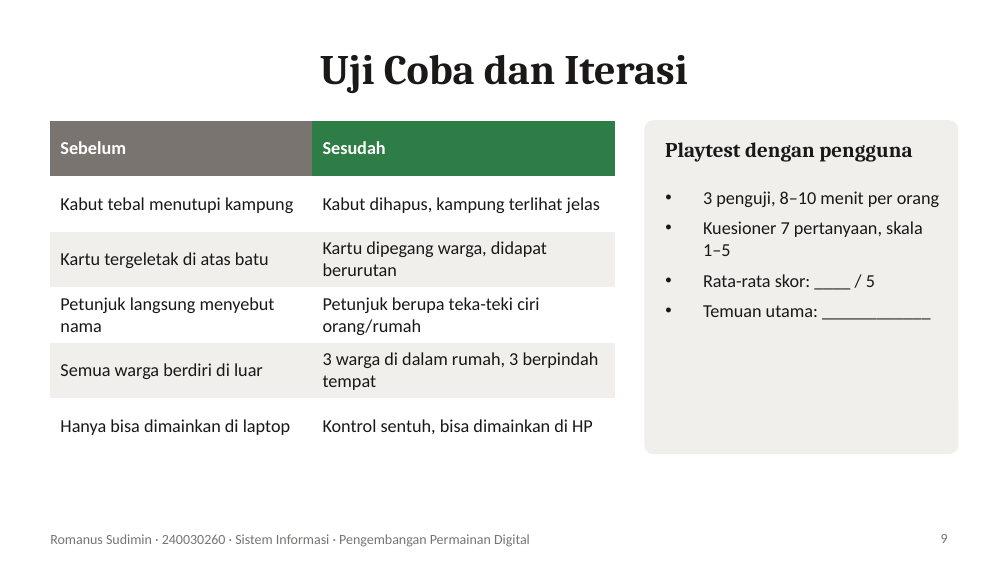
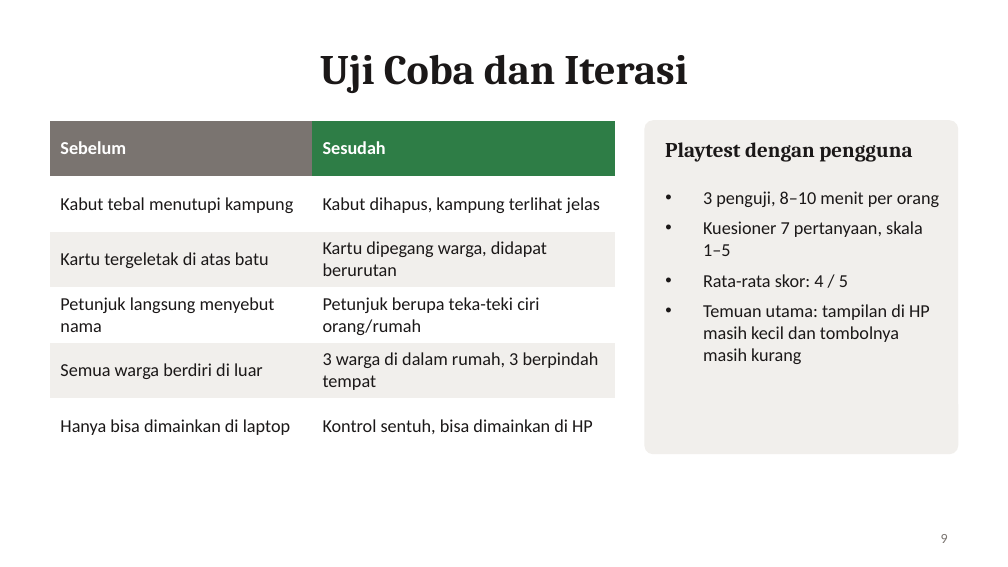
Before and after one commit to romanussudimin-debu/Pengembangan-Permainan-Digital, a slide deck: slide 9 of pengumpulan/06_Slide_Presentasi.pptx. Drawn at 1008x567 pixels with LibreOffice and Linux fonts; fonts in the diff are those of the drawing. Boxes give left, top, right and bottom in pixels: in the first picture for what was removed or moved away, otherwise in the second. Text is boxed around its words. In the diff, an @@ line names an element or a change of style, - is before the commit and + after.

```diff
--- a/pengumpulan/06_Slide_Presentasi.pptx
+++ b/pengumpulan/06_Slide_Presentasi.pptx
@@ text at [703, 274, 930, 364]: text changed @@
-• Rata-rata skor: ____ / 5
-• Temuan utama: ____________
+• Rata-rata skor: 4 / 5
+• Temuan utama: tampilan di HP masih kecil dan tombolnya masih kurang
@@ text removed at [50, 534, 530, 547] @@
-Romanus Sudimin · 240030260 · Sistem Informasi · Pengembangan Permainan Digital
```
Also in this commit, not shown: 7 other slides changed, 5 other files.
